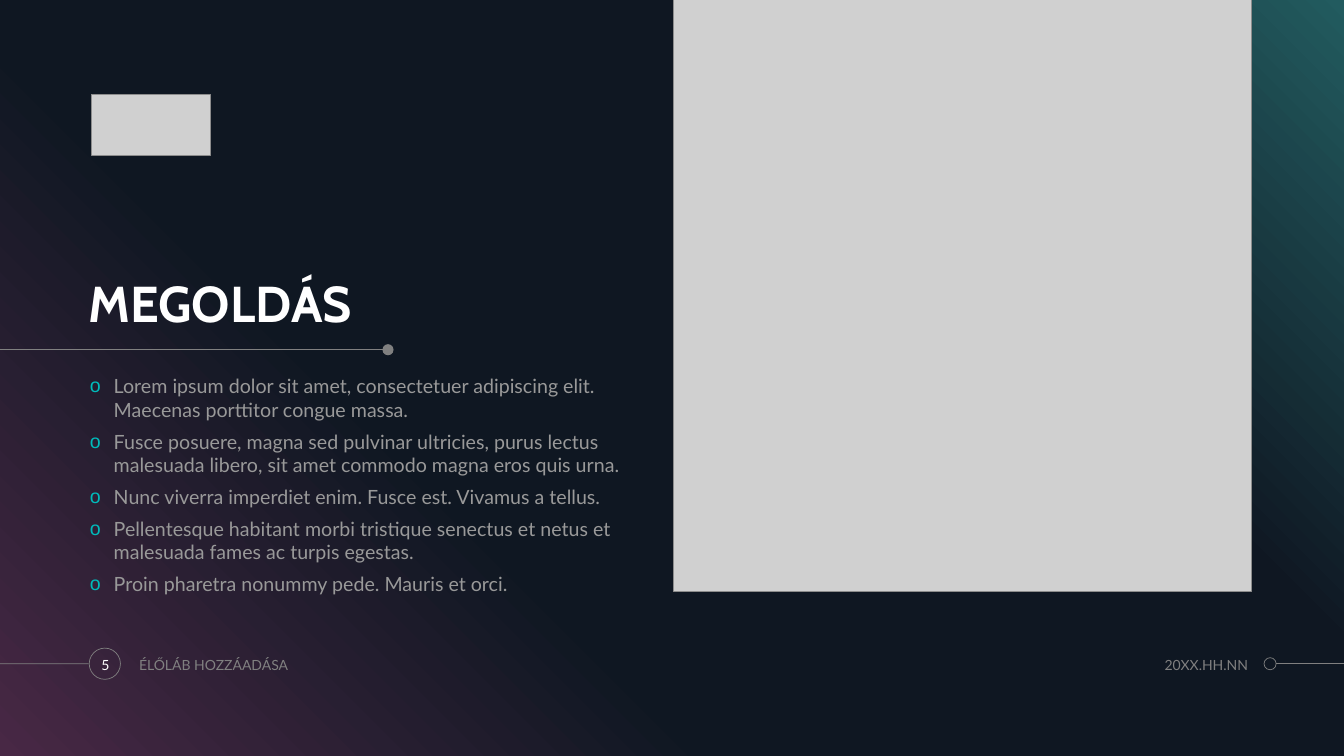
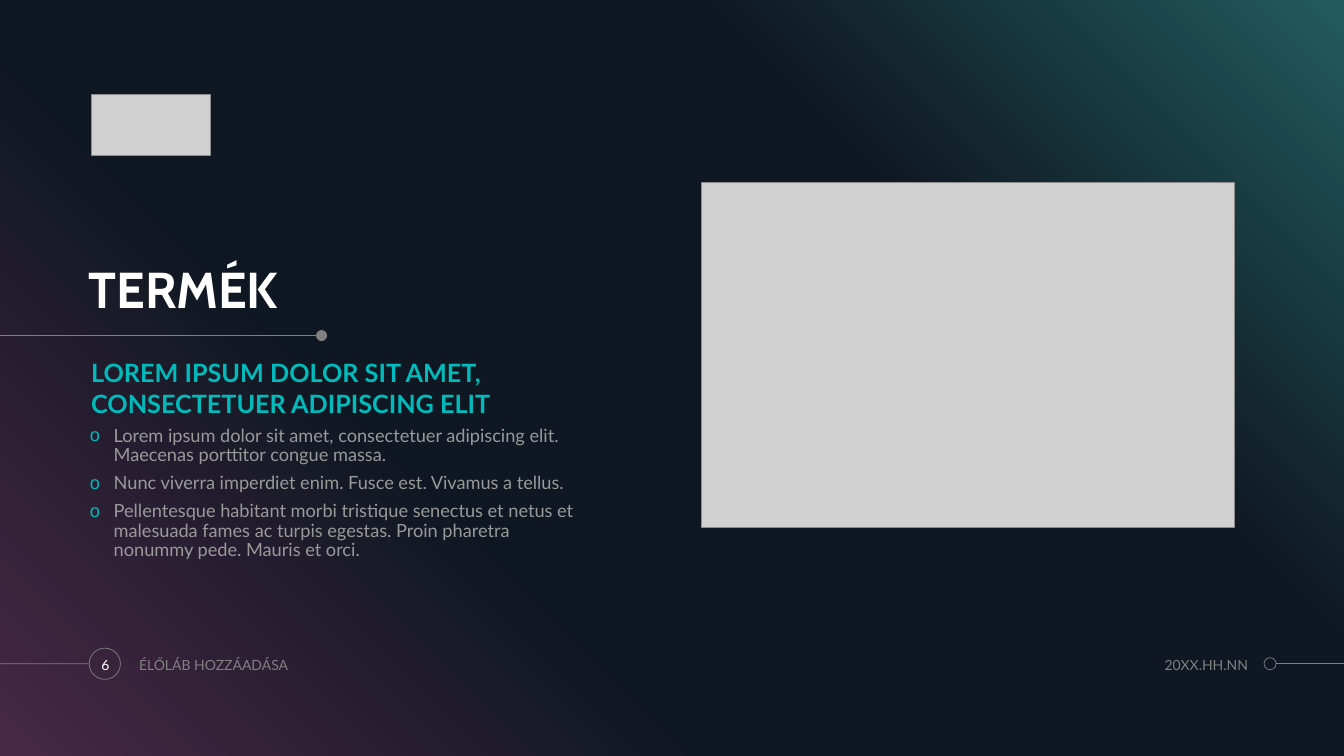
Before and after one commit to zamboilles21/terfelszinszamitas, a slide deck: slide 6 of documentation/PPT/TerFelSzoft.pptx (slide 5 before the commit). Drawn at 1344x756 pixels with LibreOffice and Linux fonts; fonts in the diff are those of the drawing; grey boxes stand for pictures; background and template pictures are left out. Boxes give left, top, right and bottom in pixels: in the first picture for what was removed or moved away, otherwise in the second. Text is boxed around its words. In the diff, an @@ line names an element or a change of style, - is before the commit and + after.

```diff
--- a/documentation/PPT/TerFelSzoft.pptx
+++ b/documentation/PPT/TerFelSzoft.pptx
@@ picture: place and size @@
-picture at (674, 0, 1252, 592)
+picture at (702, 182, 1235, 528)
@@ title added at (89, 266, 279, 308), 36 pt, text #FFFFFF, bold @@
+TERMÉK
@@ title removed at (89, 280, 352, 323) @@
-MEGOLDÁS
@@ line moved from (0, 350) - (389, 350) to (0, 336) - (322, 336) @@
@@ ellipse: place and size @@
-ellipse at (382, 344, 393, 355)
+ellipse at (317, 330, 328, 341)
@@ text added at (91, 363, 490, 413), 18 pt, text #00BBBB, bold @@
+LOREM IPSUM DOLOR SIT AMET, CONSECTETUER ADIPISCING ELIT
@@ text "Lorem ipsum dolor sit amet, ...": place and size @@
-text "Lorem ipsum dolor sit amet, ..." at (114, 378, 619, 595)
+text "Lorem ipsum dolor sit amet, ..." at (114, 428, 573, 559)
@@ text at (114, 434, 619, 476): paragraph removed @@
-o Fusce posuere, magna sed pulvinar ultricies, purus lectus malesuada libero, sit amet commodo magna eros quis urna.
@@ text at (114, 428, 564, 492): size 14 to 12.9 pt in "Lorem ipsum dolor sit amet, consectetuer adipiscing ...", "Nunc viverra imperdiet enim. Fusce est. Vivamus ..."; line spacing 1 to 0.9 @@
@@ text at (114, 503, 573, 559): text changed; size 14 to 12.9 pt @@
-o Pellentesque habitant morbi tristique senectus et netus et malesuada fames ac turpis egestas.
-o Proin pharetra nonummy pede. Mauris et orci.
+o Pellentesque habitant morbi tristique senectus et netus et malesuada fames ac turpis egestas. Proin pharetra nonummy pede. Mauris et orci.
@@ page number at (101, 660, 109, 670): text changed @@
-5
+6
```
Also in this commit, not shown: 2 other slides changed, 4 slides added, 14 slides removed, 2 other files.
